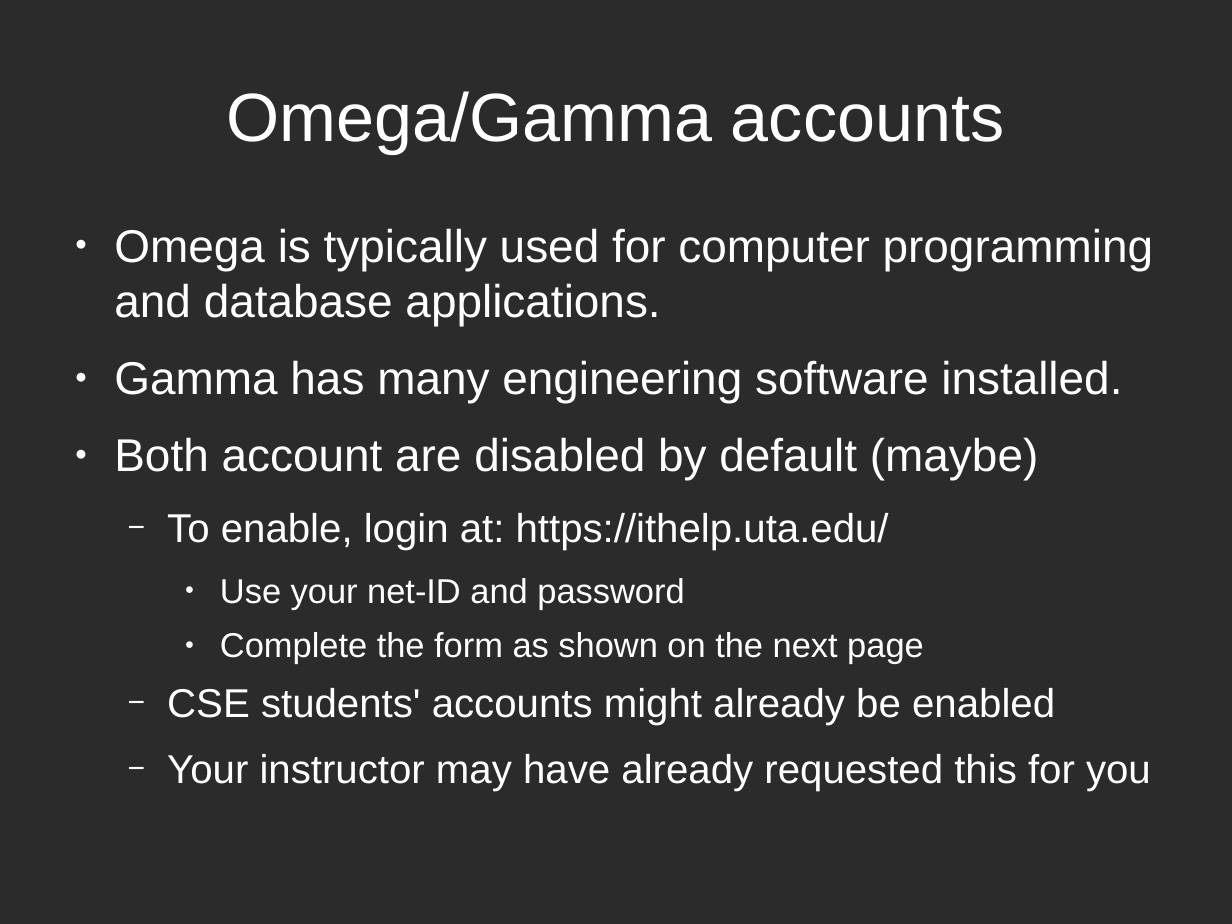
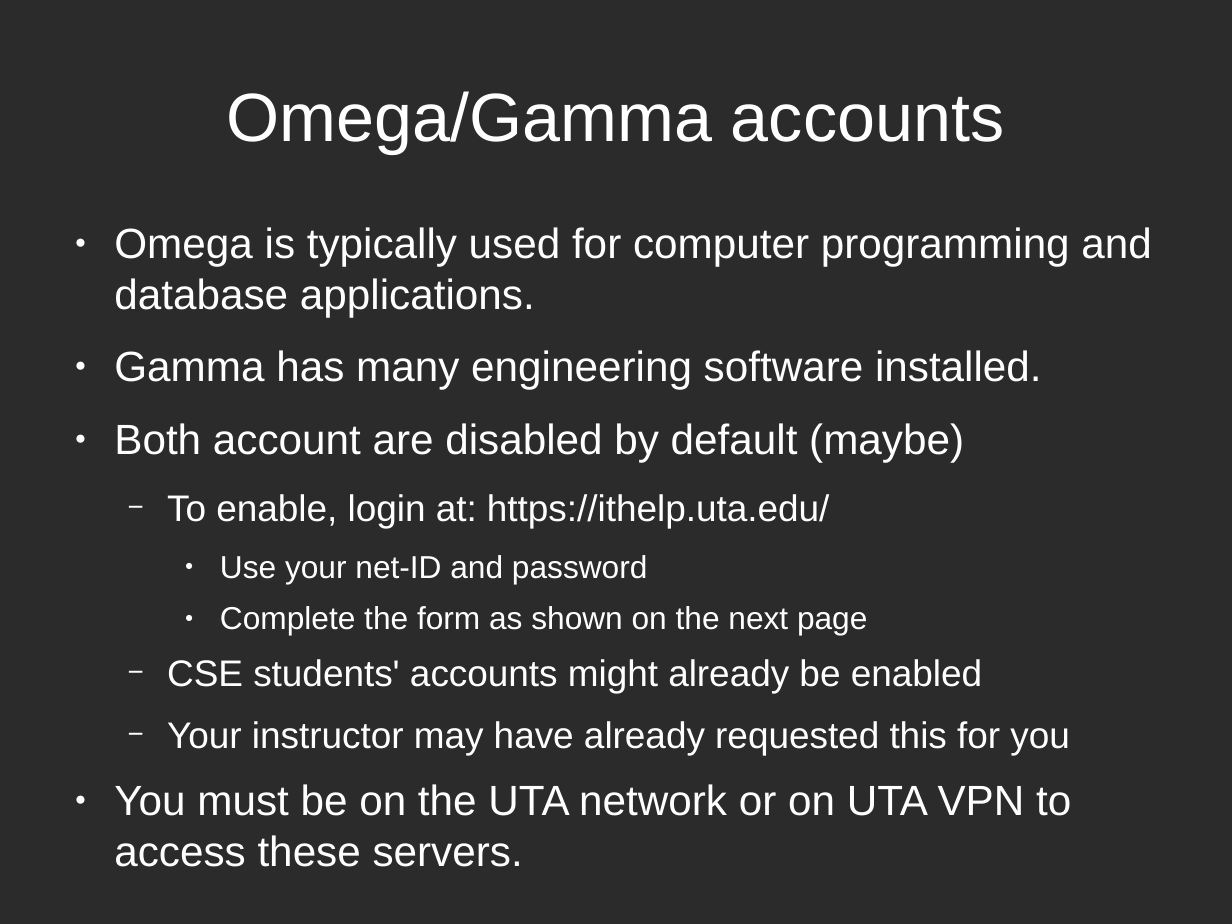
Before and after one commit to LUGatUTA/Presentations-Public, a slide deck: slide 7 of omega_server/uta_omega.odp. Drawn at 1232x924 pixels with LibreOffice and Linux fonts; fonts in the diff are those of the drawing; background and template pictures are left out; a plain dark background stands for a picture behind light text. Boxes give left, top, right and bottom in pixels: in the first picture for what was removed or moved away, otherwise in the second. Text is boxed around its words. In the diff, an @@ line names an element or a change of style, - is before the commit and + after.

```diff
--- a/omega_server/uta_omega.odp
+++ b/omega_server/uta_omega.odp
@@ text at box(114, 227, 1151, 755): size 29.6 to 27.2 pt in "Omega is typically used for computer programming ...", "Gamma has many engineering software installed.", "Both account are disabled by default (maybe)"; size 25.9 to 23.8 pt in "To enable, login at: https://ithelp.uta.edu/", "CSE students' accounts might already be enabled", "Your instructor may have already requested this ..."; size 22.2 to 20.4 pt in "Use your net-ID and password", "Complete the form as shown on the ..." @@
@@ text at box(114, 784, 1071, 867): paragraph added @@
+● You must be on the UTA network or on UTA VPN to access these servers.
```
Also in this commit, not shown: 6 other slides changed, 1 slide added, 1 other file.
